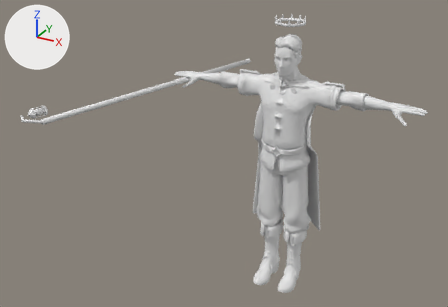
The glTF model unity/Tools~/models/heroes_hd/SB_Hero_wick_HD.glb, before and after one commit.
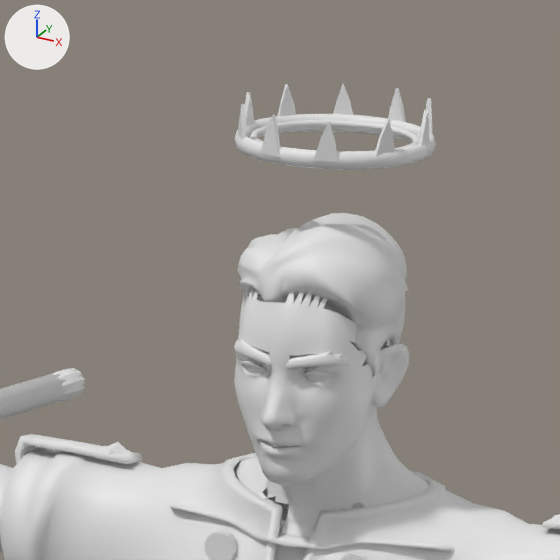
Each version appears first whole from a 50 mm camera at (1.52, -3.61, 2.73) aimed at (-0.32, -0.25, 1.05), and next in a close-up on the part from 53% to 73% of the width and 0% to 29% of the height. Arrows for +X, +Y and +Z are at upper left; the lights stay in place. The last two pictures show the newer version. Vertices at exactly the same position are counted once.

The first close-up shows 'SB_Hero_wick'.
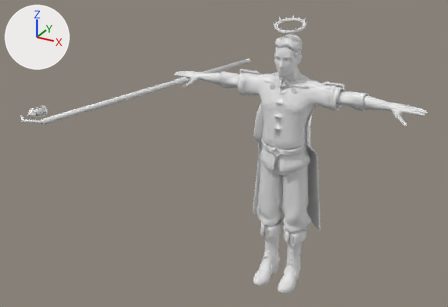
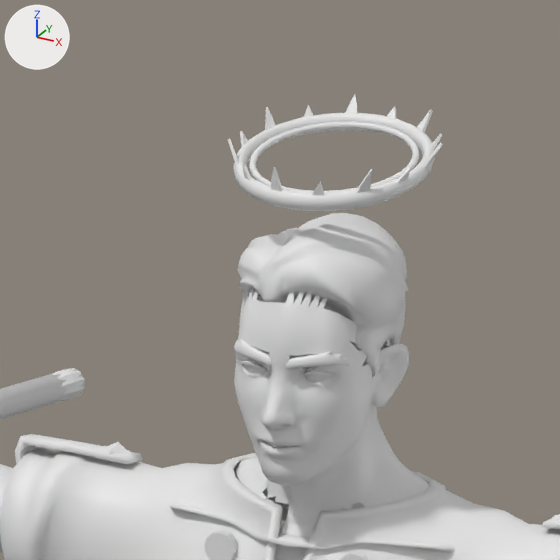
The change, as JSON lines over the scene's bpy script:
```json
{"block": "me_face", "where": "# used by ob_sb_hero_wick; location = (0.0, 0.0, 0.0)"}
{"op": "remove", "block": "me_face", "code": "me_face.from_pydata(...)  # 12087 vertices, 21810 faces; spans x -1.3..0.9, y -1.14..0.69, z -0.01..1.95"}
{"op": "add", "block": "me_face", "code": "me_face.from_pydata(...)  # 12102 vertices, 21811 faces; spans x -1.3..0.9, y -1.14..0.69, z -0.01..1.94"}
{"block": "me_face", "change": "me_face part 1: 7 loose pieces with 70 vertices, spanning x -0.1..0.1, y -0.07..0.12, z 1.91..1.95, are deleted"}
{"block": "me_face", "change": "me_face part 2: 148 vertices moved within x -0.15..0.15, y -0.09..0.12, z 1.46..1.92; 365 vertices removed from x -0.16..0.16, y -0.09..0.19, z 0.91..1.95; 462 vertices added at x -0.15..0.15, y -0.07..0.14, z 1.06..1.94"}
{"block": "me_face", "change": "other edits to the shape of me_face do not show in these pictures"}
```

Changed parts and their boxes (x1, y1, x2, y2) in the close-ups (560 x 560 px; the box of a moved part takes in the faces that stretch with it):
```json
{"object": "SB_Hero_wick", "change": "reshaped", "before": [0, 83, 560, 560], "after": [0, 94, 560, 560]}
{"part": 1, "of": "me_face", "change": "deleted", "before": [238, 83, 430, 162]}
{"part": 2, "of": "me_face", "change": "moved or reshaped", "before": [234, 84, 436, 377], "after": [227, 94, 443, 369]}
```
